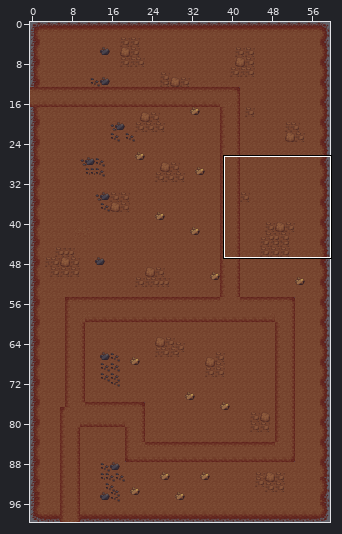
Level history. Tiled map: app/core/assets/maps/Chapter3/chapter3-2.tmx. The first picture is a wide view before the edit; the outline marks the close-up.
Close-up. Old version:
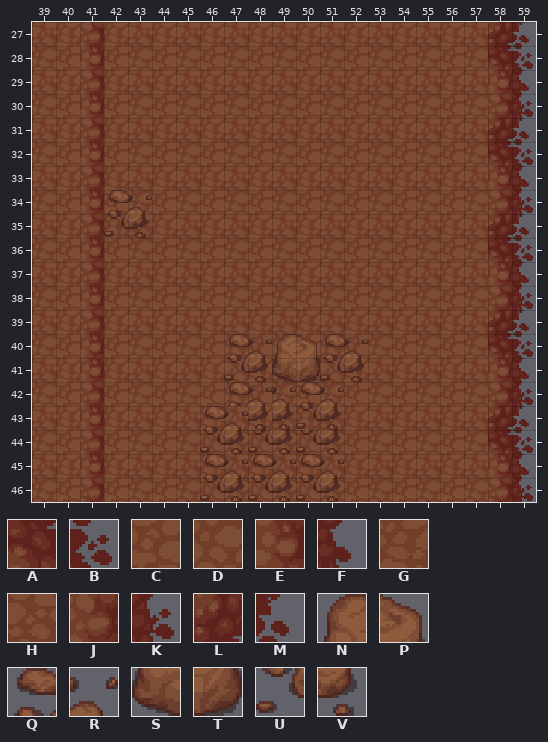
Cells are 16x16 px. Shown: x 39..59, y 27..46. The commit also changed other parts of the map, which this record leaves out.
Key: from "terrain": A 336, B 337, C 398, D 399, E 400, F 401, G 462, H 463, J 464, K 465, L 528, M 529, N 2364, P 2365, Q 2366, R 2367, S 2428, T 2429, U 2430, V 2431.
_ is an empty cell.
Layers that did not change in this view are not listed.
Layer "terrain" before, first column x 39:
27 HGJGHGHGHGHGHGHGHGHLM
28 DCECDCDCDCDCDCDCDCDAB
29 HGJGHGHGHGHGHGHGHGHEF
30 DCECDCDCDCDCDCDCDCDJK
31 HGJGHGHGHGHGHGHGHGHLM
32 DCECDCDCDCDCDCDCDCDAB
33 HGJGHGHGHGHGHGHGHGHEF
34 DCECDCDCDCDCDCDCDCDJK
35 HGJGHGHGHGHGHGHGHGHLM
36 DCECDCDCDCDCDCDCDCDAB
37 HGJGHGHGHGHGHGHGHGHEF
38 DCECDCDCDCDCDCDCDCDJK
39 HGJGHGHGHGHGHGHGHGHLM
40 DCECDCDCDCDCDCDCDCDAB
41 HGEGHGHGHGHGHGHGHGHEF
42 DCJCDCDCDCDCDCDCDCDJK
43 HGEGHGHGHGHGHGHGHGHLM
44 DCJCDCDCDCDCDCDCDCDAB
45 HGEGHGHGHGHGHGHGHGHEF
46 DCJCDCDCDCDCDCDCDCDJK
Layer "background" before, first column x 39:
27 _____________________
28 _____________________
29 _____________________
30 _____________________
31 _____________________
32 _____________________
33 _____________________
34 ___QR________________
35 ___UV________________
36 _____________________
37 _____________________
38 _____________________
39 _____________________
40 ________QRNPQR_______
41 ________UVSTUV_______
42 ________QRRQR________
43 _______QRVVUV________
44 _______UVUVUV________
45 _______QRQRQR________
46 _______UVUVUV________
The same view after the edit:
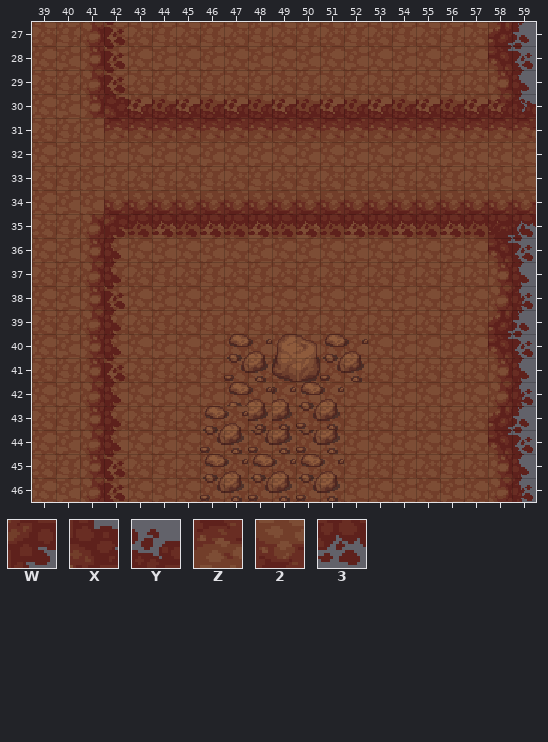
Further tiles: from "terrain": W 79, X 143, Y 270, Z 334, 2 526, 3 591.
Edits made:
Layer "terrain":
The author changed tile C to tile 2 in row 34 at x 42, 44, 46, 48, 50, 52, 54 and 56.
The author changed tile D to tile 2 in row 34 at x 43, 45, 47, 49, 51, 53, 55 and 57.
The author changed tile J to tile 2 in row 34 at x 58.
The author changed tile K to tile 2 in row 34 at x 59.
The author changed tile A to tile C in row 32 at x 58.
The author changed tile B to tile C in row 32 at x 59.
The author changed tile E to tile C in row 32 at x 41; in row 33 at x 58; in row 34 at x 41.
The author changed tile F to tile C in row 33 at x 59.
The author changed tile J to tile C in row 31 at x 41; in row 33 at x 41.
The author changed tile G to tile Z in row 31 at x 42, 44, 46, 48, 50, 52, 54 and 56.
The author changed tile H to tile Z in row 31 at x 43, 45, 47, 49, 51, 53, 55 and 57.
The author changed tile L to tile Z in row 31 at x 58.
The author changed tile M to tile Z in row 31 at x 59.
Layer "background":
The author changed tile V to tile 3 in row 35 at x 43.
Tile 3 now appears in row 35 at x 44 to 59.
Tile B now appears in rows 27 to 29 at x 42; in row 38 at x 42; in row 41 at x 42; in rows 45 to 46 at x 42.
Tile F now appears in rows 36 to 37 at x 42; in rows 39 to 40 at x 42; in rows 42 to 44 at x 42.
The author changed tile U to tile W in row 35 at x 42.
Tile X now appears in row 30 at x 42.
Tile Y now appears in row 30 at x 43 to 59.
Tile Q is removed in row 34 at x 42.
Tile R is removed in row 34 at x 43.
Changed places in both close-ups, as pixel boxes (x1, y1, x2, y2):
changed: (80, 22, 536, 502)
